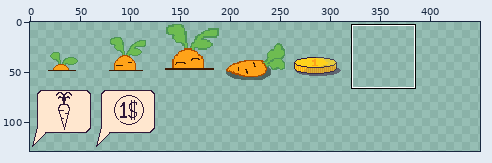
Sprite sheet, stored at assets/items.png. Above: a wide view before the commit, with the close-up outlined.
Close-up. As it was:
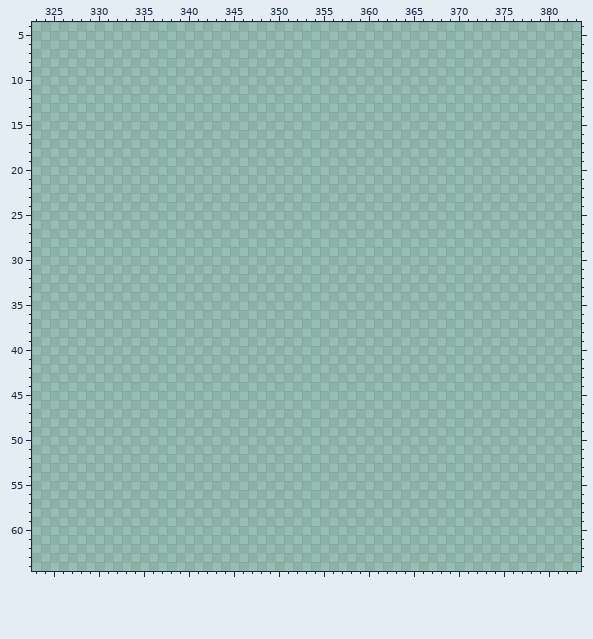
The file is 512x512 pixels. Colours within 5 levels of each other are drawn and written as one. Shown: x 323..383, y 4..64. The wide view leaves out empty margins. The commit also changed other parts of the picture, which this record leaves out.
After:
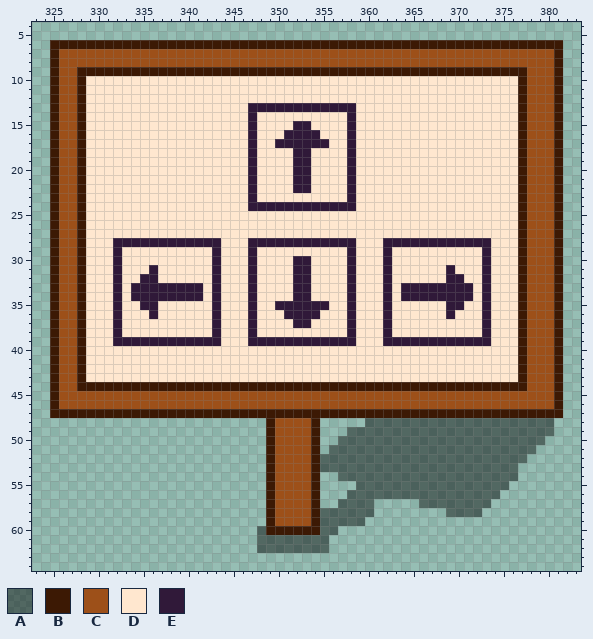
Palette (. is transparent): A #00000074  B #3c1904  C #9d5019  D #ffe7cf  E #301939
Change:
@@ x 323..383 @@
  5 .............................................................
- 6 .............................................................
- 7 .............................................................
- 8 .............................................................
- 9 .............................................................
-10 .............................................................
-11 .............................................................
-12 .............................................................
-13 .............................................................
-14 .............................................................
-15 .............................................................
-16 .............................................................
-17 .............................................................
-18 .............................................................
-19 .............................................................
-20 .............................................................
-21 .............................................................
-22 .............................................................
-23 .............................................................
-24 .............................................................
-25 .............................................................
-26 .............................................................
-27 .............................................................
-28 .............................................................
-29 .............................................................
-30 .............................................................
-31 .............................................................
-32 .............................................................
-33 .............................................................
-34 .............................................................
-35 .............................................................
-36 .............................................................
-37 .............................................................
-38 .............................................................
-39 .............................................................
-40 .............................................................
-41 .............................................................
-42 .............................................................
-43 .............................................................
-44 .............................................................
-45 .............................................................
-46 .............................................................
-47 .............................................................
-48 .............................................................
-49 .............................................................
-50 .............................................................
-51 .............................................................
-52 .............................................................
-53 .............................................................
-54 .............................................................
-55 .............................................................
-56 .............................................................
-57 .............................................................
-58 .............................................................
-59 .............................................................
-60 .............................................................
-61 .............................................................
-62 .............................................................
+ 6 ..BBBBBBBBBBBBBBBBBBBBBBBBBBBBBBBBBBBBBBBBBBBBBBBBBBBBBBBBB..
+ 7 ..BCCCCCCCCCCCCCCCCCCCCCCCCCCCCCCCCCCCCCCCCCCCCCCCCCCCCCCCB..
+ 8 ..BCCCCCCCCCCCCCCCCCCCCCCCCCCCCCCCCCCCCCCCCCCCCCCCCCCCCCCCB..
+ 9 ..BCCBBBBBBBBBBBBBBBBBBBBBBBBBBBBBBBBBBBBBBBBBBBBBBBBBBCCCB..
+10 ..BCCBDDDDDDDDDDDDDDDDDDDDDDDDDDDDDDDDDDDDDDDDDDDDDDDDBCCCB..
+11 ..BCCBDDDDDDDDDDDDDDDDDDDDDDDDDDDDDDDDDDDDDDDDDDDDDDDDBCCCB..
+12 ..BCCBDDDDDDDDDDDDDDDDDDDDDDDDDDDDDDDDDDDDDDDDDDDDDDDDBCCCB..
+13 ..BCCBDDDDDDDDDDDDDDDDDDEEEEEEEEEEEEDDDDDDDDDDDDDDDDDDBCCCB..
+14 ..BCCBDDDDDDDDDDDDDDDDDDEDDDDDDDDDDEDDDDDDDDDDDDDDDDDDBCCCB..
+15 ..BCCBDDDDDDDDDDDDDDDDDDEDDDDEEDDDDEDDDDDDDDDDDDDDDDDDBCCCB..
+16 ..BCCBDDDDDDDDDDDDDDDDDDEDDDEEEEDDDEDDDDDDDDDDDDDDDDDDBCCCB..
+17 ..BCCBDDDDDDDDDDDDDDDDDDEDDEEEEEEDDEDDDDDDDDDDDDDDDDDDBCCCB..
+18 ..BCCBDDDDDDDDDDDDDDDDDDEDDDDEEDDDDEDDDDDDDDDDDDDDDDDDBCCCB..
+19 ..BCCBDDDDDDDDDDDDDDDDDDEDDDDEEDDDDEDDDDDDDDDDDDDDDDDDBCCCB..
+20 ..BCCBDDDDDDDDDDDDDDDDDDEDDDDEEDDDDEDDDDDDDDDDDDDDDDDDBCCCB..
+21 ..BCCBDDDDDDDDDDDDDDDDDDEDDDDEEDDDDEDDDDDDDDDDDDDDDDDDBCCCB..
+22 ..BCCBDDDDDDDDDDDDDDDDDDEDDDDEEDDDDEDDDDDDDDDDDDDDDDDDBCCCB..
+23 ..BCCBDDDDDDDDDDDDDDDDDDEDDDDDDDDDDEDDDDDDDDDDDDDDDDDDBCCCB..
+24 ..BCCBDDDDDDDDDDDDDDDDDDEEEEEEEEEEEEDDDDDDDDDDDDDDDDDDBCCCB..
+25 ..BCCBDDDDDDDDDDDDDDDDDDDDDDDDDDDDDDDDDDDDDDDDDDDDDDDDBCCCB..
+26 ..BCCBDDDDDDDDDDDDDDDDDDDDDDDDDDDDDDDDDDDDDDDDDDDDDDDDBCCCB..
+27 ..BCCBDDDDDDDDDDDDDDDDDDDDDDDDDDDDDDDDDDDDDDDDDDDDDDDDBCCCB..
+28 ..BCCBDDDEEEEEEEEEEEEDDDEEEEEEEEEEEEDDDEEEEEEEEEEEEDDDBCCCB..
+29 ..BCCBDDDEDDDDDDDDDDEDDDEDDDDDDDDDDEDDDEDDDDDDDDDDEDDDBCCCB..
+30 ..BCCBDDDEDDDDDDDDDDEDDDEDDDDEEDDDDEDDDEDDDDDDDDDDEDDDBCCCB..
+31 ..BCCBDDDEDDDEDDDDDDEDDDEDDDDEEDDDDEDDDEDDDDDDEDDDEDDDBCCCB..
+32 ..BCCBDDDEDDEEDDDDDDEDDDEDDDDEEDDDDEDDDEDDDDDDEEDDEDDDBCCCB..
+33 ..BCCBDDDEDEEEEEEEEDEDDDEDDDDEEDDDDEDDDEDEEEEEEEEDEDDDBCCCB..
+34 ..BCCBDDDEDEEEEEEEEDEDDDEDDDDEEDDDDEDDDEDEEEEEEEEDEDDDBCCCB..
+35 ..BCCBDDDEDDEEDDDDDDEDDDEDDEEEEEEDDEDDDEDDDDDDEEDDEDDDBCCCB..
+36 ..BCCBDDDEDDDEDDDDDDEDDDEDDDEEEEDDDEDDDEDDDDDDEDDDEDDDBCCCB..
+37 ..BCCBDDDEDDDDDDDDDDEDDDEDDDDEEDDDDEDDDEDDDDDDDDDDEDDDBCCCB..
+38 ..BCCBDDDEDDDDDDDDDDEDDDEDDDDDDDDDDEDDDEDDDDDDDDDDEDDDBCCCB..
+39 ..BCCBDDDEEEEEEEEEEEEDDDEEEEEEEEEEEEDDDEEEEEEEEEEEEDDDBCCCB..
+40 ..BCCBDDDDDDDDDDDDDDDDDDDDDDDDDDDDDDDDDDDDDDDDDDDDDDDDBCCCB..
+41 ..BCCBDDDDDDDDDDDDDDDDDDDDDDDDDDDDDDDDDDDDDDDDDDDDDDDDBCCCB..
+42 ..BCCBDDDDDDDDDDDDDDDDDDDDDDDDDDDDDDDDDDDDDDDDDDDDDDDDBCCCB..
+43 ..BCCBDDDDDDDDDDDDDDDDDDDDDDDDDDDDDDDDDDDDDDDDDDDDDDDDBCCCB..
+44 ..BCCBBBBBBBBBBBBBBBBBBBBBBBBBBBBBBBBBBBBBBBBBBBBBBBBBBCCCB..
+45 ..BCCCCCCCCCCCCCCCCCCCCCCCCCCCCCCCCCCCCCCCCCCCCCCCCCCCCCCCB..
+46 ..BCCCCCCCCCCCCCCCCCCCCCCCCCCCCCCCCCCCCCCCCCCCCCCCCCCCCCCCB..
+47 ..BBBBBBBBBBBBBBBBBBBBBBBBBBBBBBBBBBBBBBBBBBBBBBBBBBBBBBBBB..
+48 ..........................BCCCCB.....AAAAAAAAAAAAAAAAAAAAA...
+49 ..........................BCCCCB...AAAAAAAAAAAAAAAAAAAAAAA...
+50 ..........................BCCCCB..AAAAAAAAAAAAAAAAAAAAAAA....
+51 ..........................BCCCCB.AAAAAAAAAAAAAAAAAAAAAAA.....
+52 ..........................BCCCCBAAAAAAAAAAAAAAAAAAAAAAA......
+53 ..........................BCCCCBAAAAAAAAAAAAAAAAAAAAAA.......
+54 ..........................BCCCCB..AAAAAAAAAAAAAAAAAAAA.......
+55 ..........................BCCCCB....AAAAAAAAAAAAAAAAA........
+56 ..........................BCCCCB...AAAAAAAAAAAAAAAAA.........
+57 ..........................BCCCCB..AAAA.....AAAAAAAA..........
+58 ..........................BCCCCBAAAAAA........AAAA...........
+59 ..........................BCCCCBAAAAA........................
+60 .........................ABBBBBBAA...........................
+61 .........................AAAAAAAA............................
+62 .........................AAAAAAAA............................
 63 .............................................................
Changed places in both close-ups, as pixel boxes (x1, y1, x2, y2):
added: (50, 40, 563, 553)
